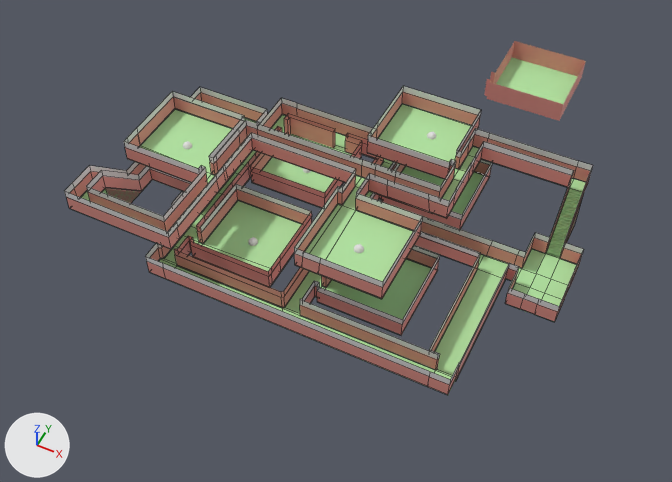
The Blender file assets/environment/level_one.blend: old version first, new version second.
Before and after are seen from a 50 mm camera at (42.3, -48.6, 71.9) aimed at (12.8, 10.6, -2.0). Every picture has the same lights, and +X, +Y and +Z are marked at lower left. Mesh edges are drawn as thin lines on the coarser meshes.

Objects in the first picture: 'floor-col', 'room', 'stairs_05'.
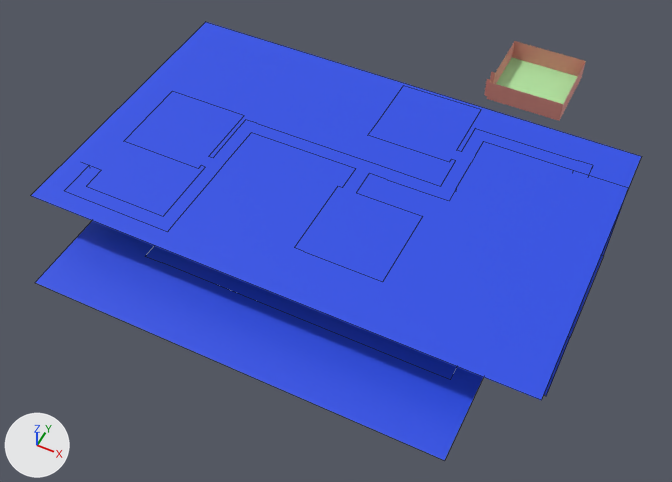
Location of each change, [x1, y1, x2, y2] in pixels of the pictures (672 x 482 px):
'cealing_top', shown (blue)
    after: [31, 22, 641, 400]
'cealing', shown (blue)
    after: [35, 183, 628, 460]
'floor-col', unchanged, covered by the edit
    before: [64, 86, 593, 395]

The change, as a diff of the scene's bpy script:
```diff
--- a/assets/environment/level_one.blend.py
+++ b/assets/environment/level_one.blend.py
@@ ob_cealing @@
 ob_cealing.rotation_euler = (3.142, 0.0, 0.0)  # degrees (180, 0, 0)
-ob_cealing.hide_set(True)
@@ ob_cealing_top @@
 ob_cealing_top.rotation_euler = (3.142, 0.0, 0.0)  # degrees (180, 0, 0)
-ob_cealing_top.hide_set(True)
```
